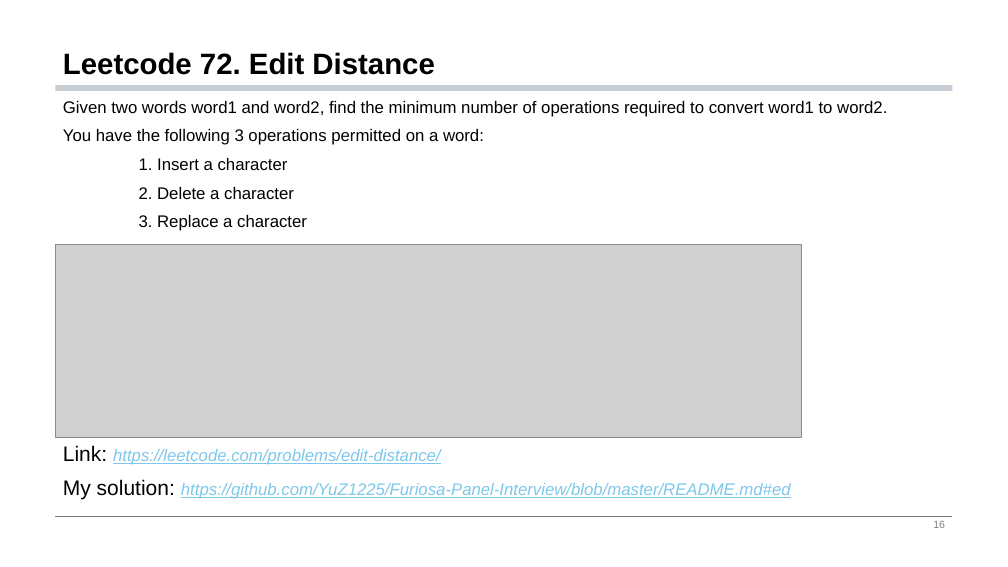
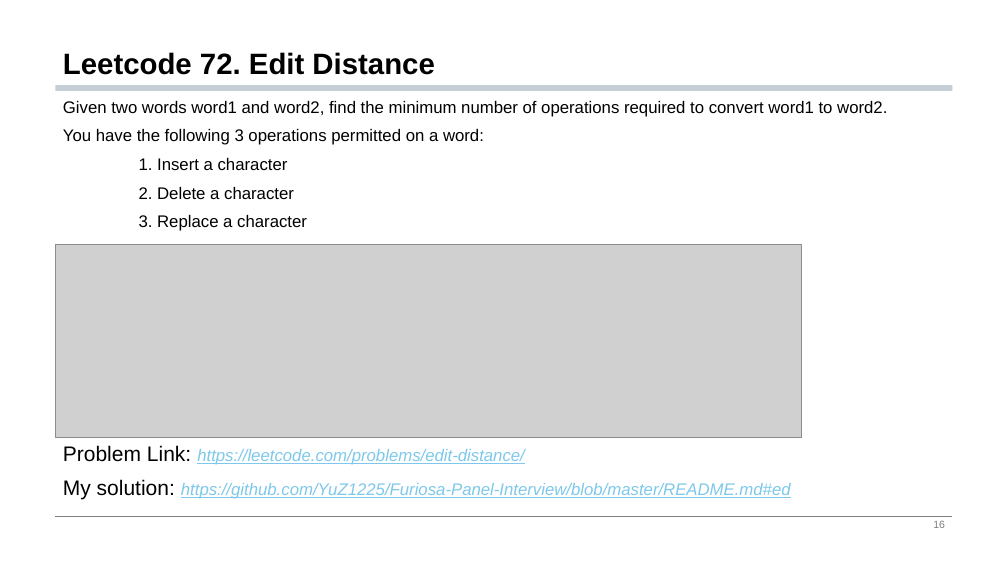
Before and after one commit to YuZ1225/Furiosa-Panel-Interview, a slide deck: slide 16 of Furiosa Panel Interview PPT/Furiosa Panel Interview.pptx. Drawn at 1008x567 pixels with LibreOffice and Linux fonts; fonts in the diff are those of the drawing; grey boxes stand for pictures. Boxes give left, top, right and bottom in pixels: in the first picture for what was removed or moved away, otherwise in the second. Text is boxed around its words. In the diff, an @@ line names an element or a change of style, - is before the commit and + after.

```diff
--- a/Furiosa Panel Interview PPT/Furiosa Panel Interview.pptx
+++ b/Furiosa Panel Interview PPT/Furiosa Panel Interview.pptx
@@ text at (x1=63, y1=445, x2=525, y2=465): text changed @@
-Link: https://leetcode.com/problems/edit-distance/
+Problem Link: https://leetcode.com/problems/edit-distance/
```
Also in this commit, not shown: 7 other slides changed.
